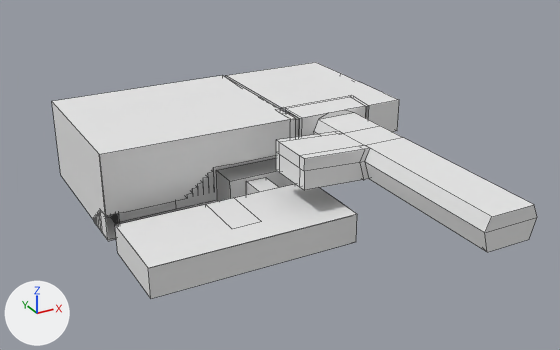
An edit to the Blender file src/Assets/Resources/Levels/Blender/Level1.blend, drawn before and after from the same camera.
One viewpoint serves both versions: a camera (50 mm lens) standing at (-9.9, -15.8, 12.1) and looking at (2.5, 6.7, 0.9). The axes (+X, +Y, +Z) are drawn at lower left. The lights are the same throughout. Mesh edges are drawn as thin lines.
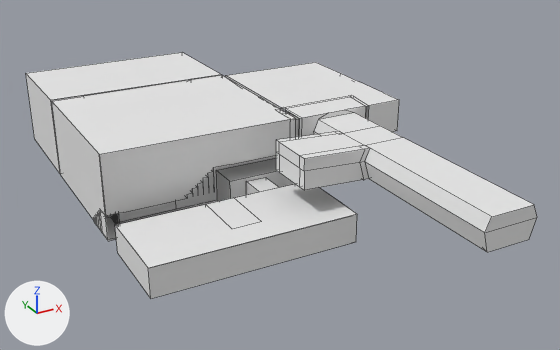
What changed in the scene script:
```text
Change me_plane_001:
    used by ob_plane_001; location = (0.0, 2.5, 0.0)
    remove me_plane_001.from_pydata(...)  # 361 vertices, 225 faces, 3 loose edges; spans x -4.0..7.8, y -4.85..10.0, z -0.04..3.0
    add me_plane_001.from_pydata(...)  # 421 vertices, 275 faces, 16 loose edges; spans x -4.01..7.8, y -4.85..14.41, z -0.04..3.0
    me_plane_001 part 1
    3 faces are deleted
    60 vertices are added at x -4.01..3.0, y 9.69..14.41, z 0.0..3.0
    13 loose edges are added
    8 new faces join them, mat_floor (its picture is missing)
    45 new faces join them, mat_walls (its picture is missing)
```

Pixel boxes (x1, y1, x2, y2) of what changed, in the pictures (560 x 350 px):
'Plane.001', reshaped: before (52, 62, 537, 299); after (26, 52, 537, 299)
part 1 of me_plane_001, built on: before (52, 75, 295, 240); after (26, 52, 295, 240)
